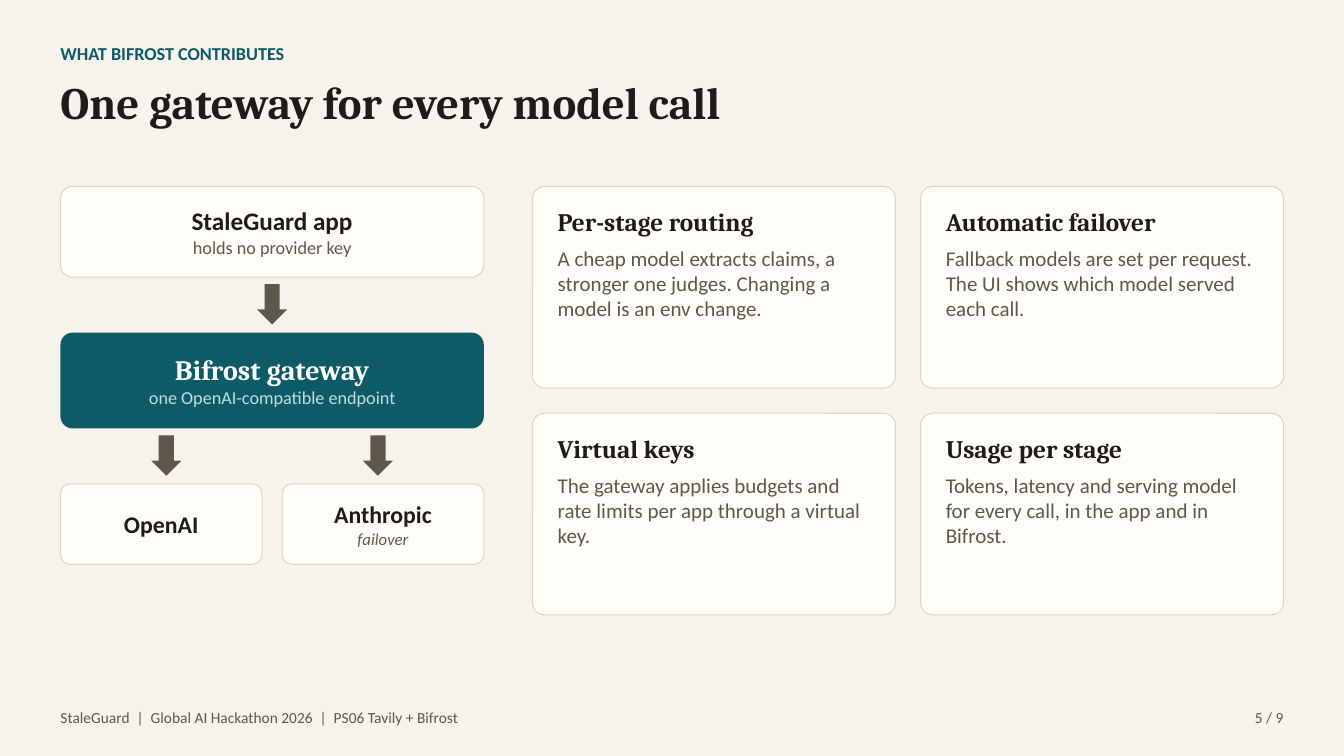
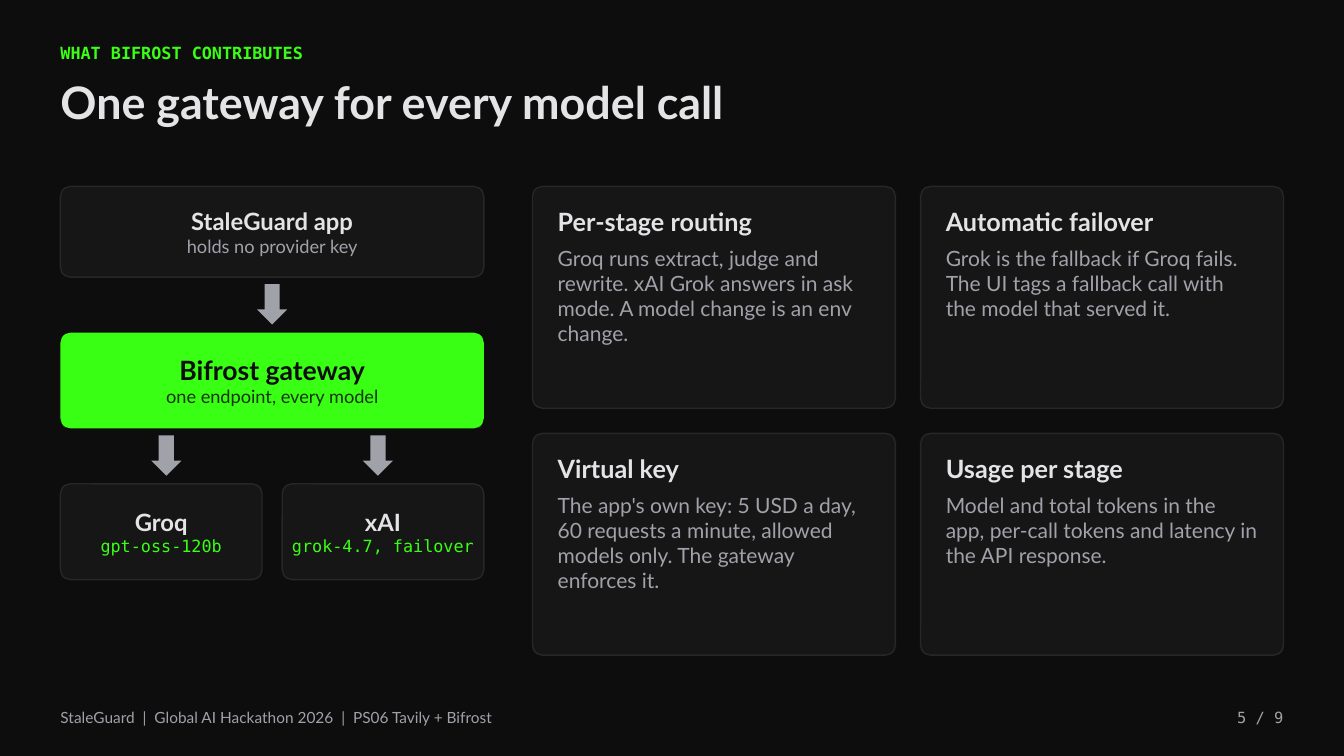
Before and after one commit to 6rzan/StaleGuard, a slide deck: slide 5 of docs/pitch/StaleGuard-pitch.pptx. Drawn at 1344x756 pixels with LibreOffice and Linux fonts; fonts in the diff are those of the drawing. Boxes give left, top, right and bottom in pixels: in the first picture for what was removed or moved away, otherwise in the second. Text is boxed around its words. In the diff, an @@ line names an element or a change of style, - is before the commit and + after.

Commit message:
docs: pitch deck in the new dark theme with Groq and xAI

```diff
--- a/docs/pitch/StaleGuard-pitch.pptx
+++ b/docs/pitch/StaleGuard-pitch.pptx
@@ background #F6F3EC to #0D0D0D @@
@@ text "WHAT BIFROST CONTRIBUTES" at <box>60,46,303,60</box>: size 13 to 12 pt, font Calibri to DejaVu Sans Mono, text colour #0E5A66 to #39FF14; line spacing 15.6pt to 14.4pt @@
@@ text "One gateway for every model ..." at <box>60,85,724,127</box>: font Cambria to Lato, text colour #1F1B16 to #E4E4E7 @@
@@ text "StaleGuard app" at <box>187,212,357,256</box>: size 18 to 17 pt, text colour #1F1B16 to #E4E4E7 in "StaleGuard app"; font Calibri to Lato; text colour #5E574C to #A1A1AA in "holds no provider key"; line spacing 21.6pt to 20.4pt @@
@@ rounded rectangle: place and size @@
-rounded rectangle at <box>532,187,895,388</box>
+rounded rectangle at <box>532,187,895,408</box>
@@ rounded rectangle: place and size @@
-rounded rectangle at <box>921,187,1284,388</box>
+rounded rectangle at <box>921,187,1284,408</box>
@@ text at <box>558,212,752,236</box>: font Cambria to Lato, text colour #1F1B16 to #E4E4E7 in "Per-stage routing" @@
@@ text at <box>946,212,1153,231</box>: font Cambria to Lato, text colour #1F1B16 to #E4E4E7 in "Automatic failover" @@
@@ text at <box>558,250,853,345</box>: text changed; font Calibri to Lato; text colour #5E574C to #A1A1AA @@
-A cheap model extracts claims, a stronger one judges. Changing a model is an env change.
+Groq runs extract, judge and rewrite. xAI Grok answers in ask mode. A model change is an env change.
@@ text at <box>946,250,1238,316</box>: text changed; font Calibri to Lato; text colour #5E574C to #A1A1AA @@
-Fallback models are set per request. The UI shows which model served each call.
+Grok is the fallback if Groq fails. The UI tags a fallback call with the model that served it.
@@ rounded rectangle at <box>60,333,484,429</box>: fill #0E5A66 to #39FF14; proportions changed @@
@@ text at <box>166,389,378,406</box>: text changed; font Calibri to Lato; text colour #BFE0E3 to #14330C @@
-one OpenAI-compatible endpoint
+one endpoint, every model
@@ text at <box>179,360,365,385</box>: size 20 to 19 pt, font Cambria to Lato, text colour #FFFFFF to #0D0D0D in "Bifrost gateway"; line spacing 24pt to 22.8pt @@
@@ fill #5E574C to #A1A1AA in 3 elements at <box>257,284,287,325</box>, <box>151,436,181,476</box>, <box>363,436,393,476</box> @@
@@ rounded rectangle: place and size @@
-rounded rectangle at <box>532,413,895,615</box>
+rounded rectangle at <box>532,434,895,655</box>
@@ fill #FFFDF8 to #161616; outline #DDD5C6 0.75 pt to #27272A 1 pt; proportions changed in 7 elements at <box>60,187,484,277</box>, <box>532,187,895,408</box>, <box>921,187,1284,408</box>, <box>60,484,262,580</box>, <box>282,484,484,580</box>, <box>532,434,895,655</box>, <box>921,434,1284,655</box> @@
@@ rounded rectangle: place and size @@
-rounded rectangle at <box>921,413,1284,615</box>
+rounded rectangle at <box>921,434,1284,655</box>
@@ text at <box>558,459,856,588</box>: text changed; font Calibri to Lato; text colour #5E574C to #A1A1AA @@
-Virtual keys
-The gateway applies budgets and rate limits per app through a virtual key.
+Virtual key
+The app's own key: 5 USD a day, 60 requests a minute, allowed models only. The gateway enforces it.
@@ text at <box>946,459,1123,483</box>: font Cambria to Lato, text colour #1F1B16 to #E4E4E7 in "Usage per stage" @@
@@ text "Usage per stage": place and size @@
-text "Usage per stage" at <box>946,441,1237,543</box>
+text "Usage per stage" at <box>946,459,1257,567</box>
@@ rounded rectangle: place and size @@
-rounded rectangle at <box>60,484,262,565</box>
+rounded rectangle at <box>60,484,262,580</box>
@@ rounded rectangle: place and size @@
-rounded rectangle at <box>282,484,484,565</box>
+rounded rectangle at <box>282,484,484,580</box>
@@ text at <box>946,497,1257,567</box>: text changed; font Calibri to Lato; text colour #5E574C to #A1A1AA @@
-Tokens, latency and serving model for every call, in the app and in Bifrost.
+Model and total tokens in the app, per-call tokens and latency in the API response.
@@ text at <box>101,513,222,556</box>: text changed; size 17 to 12 pt; font Calibri to DejaVu Sans Mono; text colour #1F1B16 to #39FF14; bold off @@
-OpenAI
+Groq
+gpt-oss-120b
@@ text at <box>292,513,474,556</box>: text changed; size 17 to 12 pt; font Calibri to DejaVu Sans Mono; text colour #1F1B16 to #39FF14; bold off @@
-Anthropic
-failover
+xAI
+grok-4.7, failover
@@ text "StaleGuard | Global AI Hackathon ..." at <box>60,711,492,726</box>: font Calibri to Lato, text colour #5E574C to #A1A1AA @@
@@ text "5 / 9" at <box>1237,711,1283,723</box>: font Calibri to DejaVu Sans Mono, text colour #5E574C to #A1A1AA @@
```
Also in this commit, not shown: 8 other slides changed, 2 other files.
